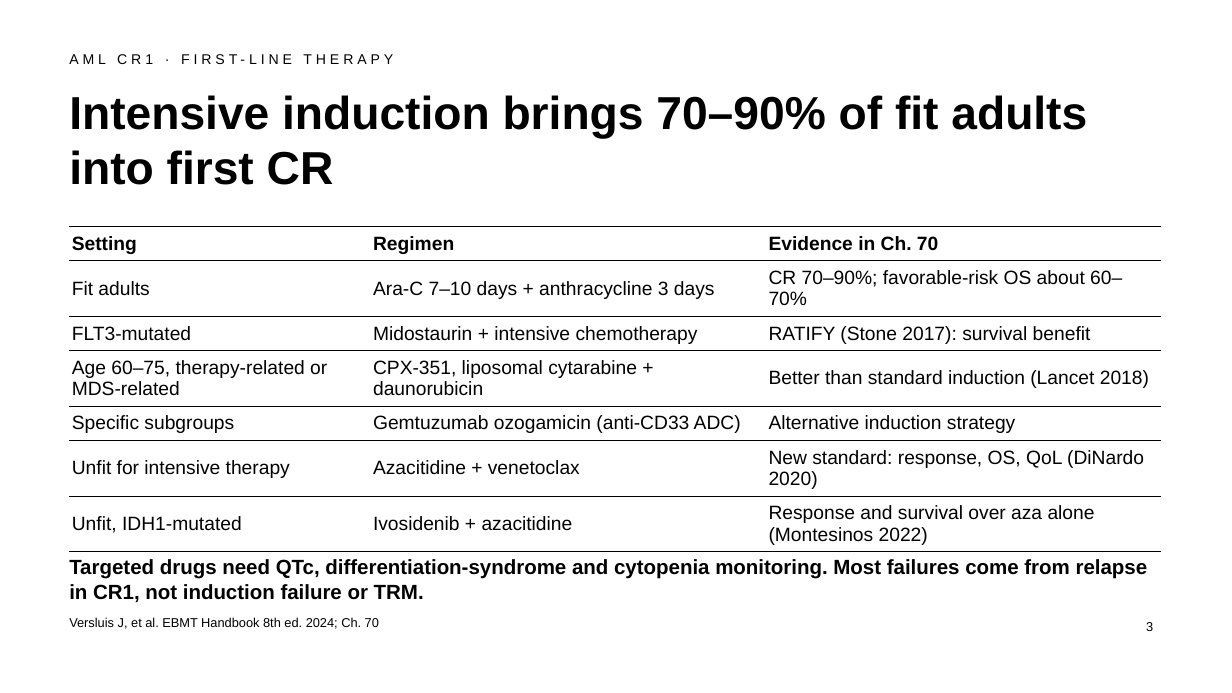
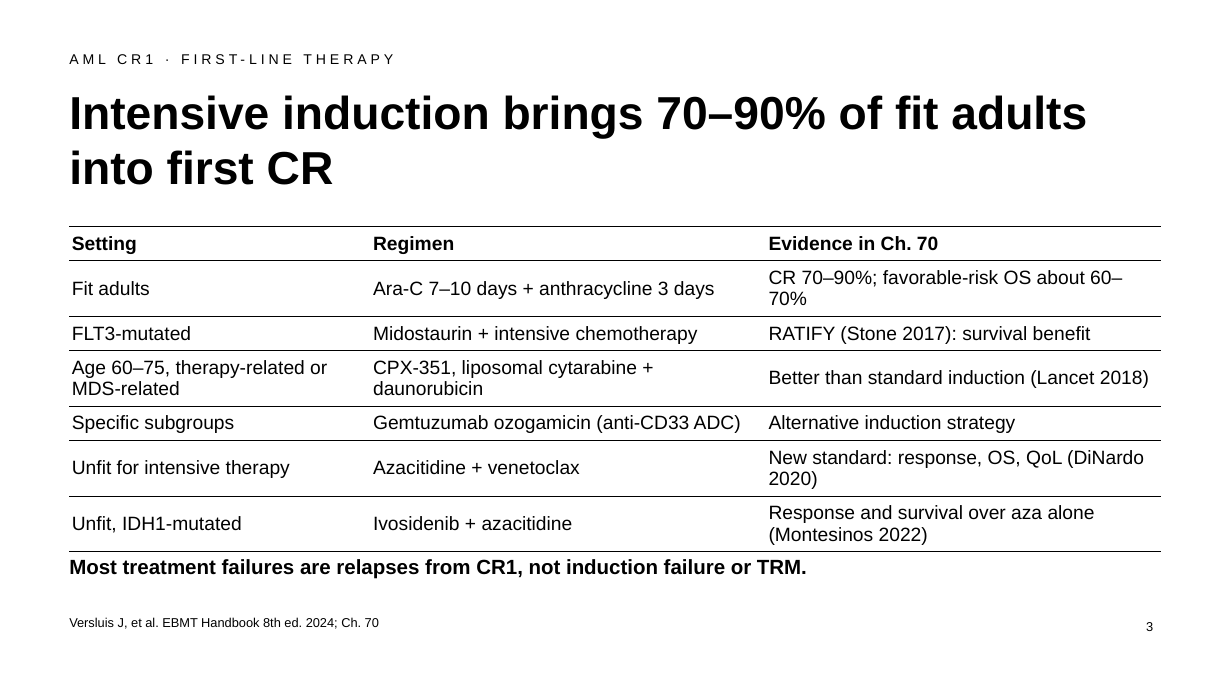
Before and after one commit to htlin222/ebmt-handbook-skill, a slide deck: slide 3 of slides/decks/s21-aml.pptx. Drawn at 1232x693 pixels with LibreOffice and Linux fonts; fonts in the diff are those of the drawing. Boxes give left, top, right and bottom in pixels: in the first picture for what was removed or moved away, otherwise in the second. Text is boxed around its words. In the diff, an @@ line names an element or a change of style, - is before the commit and + after.

```diff
--- a/slides/decks/s21-aml.pptx
+++ b/slides/decks/s21-aml.pptx
@@ text at <box>69,559,807,579</box>: text changed @@
-Targeted drugs need QTc, differentiation-syndrome and cytopenia monitoring. Most failures come from relapse in CR1, not induction failure or TRM.
+Most treatment failures are relapses from CR1, not induction failure or TRM.
```
Also in this commit, not shown: 10 other slides changed, 11 other files.
